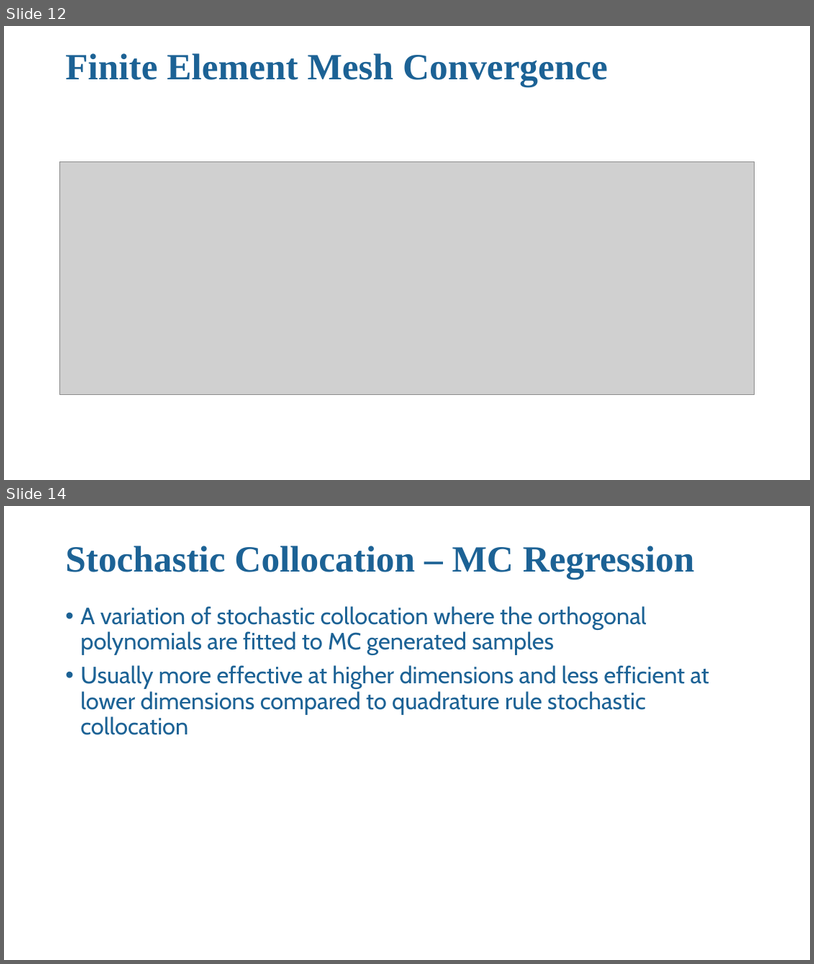
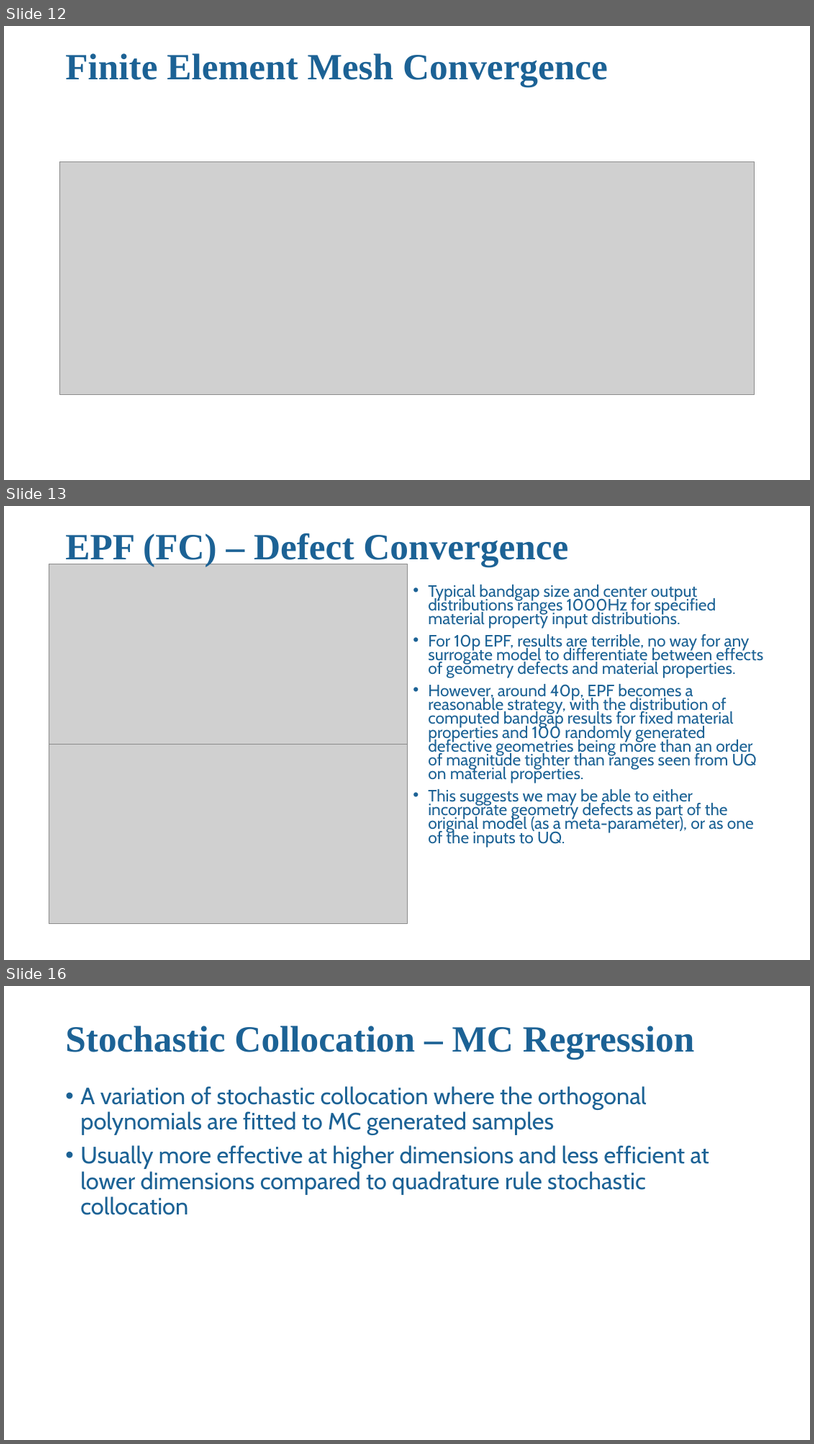
Before and after one commit to trutheresy/UQ-2D-Metamaterials, a slide deck: UQ_2D_metamaterials_update.pptx. Shown one above the other, each under a label of ours: slides 12 and 14 before the commit, slides 12, 13 and 16 after it; the slides between them are not shown. The pictures are 814x964 and 814x1444 pixels, drawn with LibreOffice and Linux fonts; fonts in the diff are those of the drawing; grey boxes stand for pictures; background and template pictures are left out. Boxes give left, top, right and bottom in pixels: in the first picture for what was removed or moved away, otherwise in the second. Text is boxed around its words. In the diff, an @@ line names an element or a change of style, - is before the commit and + after.

```diff
--- a/UQ_2D_metamaterials_update.pptx
+++ b/UQ_2D_metamaterials_update.pptx
@@ slide 13 added at [4,506,810,960], background #FFFFFF @@
@@ title added at [65,533,568,567], 44 pt, text #1D6294, bold @@
+EPF (FC) – Defect Convergence
@@ picture added at [49,564,407,744] @@
@@ text added at [428,584,764,847], 19.6 pt, text #1D6294 @@
+• Typical bandgap size and center output distributions ranges 1000Hz for specified material property input distributions.
+• For 10p EPF, results are terrible, no way for any surrogate model to differentiate between effects of geometry defects and material properties.
+• However, around 40p, EPF becomes a reasonable strategy, with the distribution of computed bandgap results for fixed material properties and 100 randomly generated defective geometries being more than an order of magnitude tighter than ranges seen from UQ on material properties.
+• This suggests we may be able to either incorporate geometry defects as part of the original model (as a meta-parameter), or as one of the inputs to UQ.
@@ picture added at [49,744,407,924] @@
@@ what was slide 14 is now slide 16 @@
```
Also in this commit, not shown: 1 slide changed, 1 other slide added, 6 other files.
